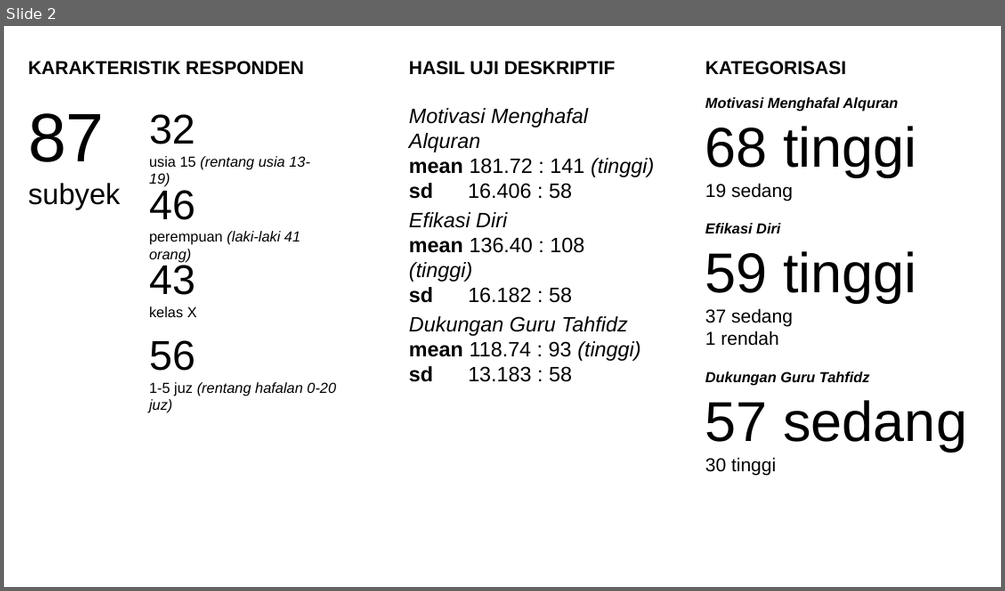
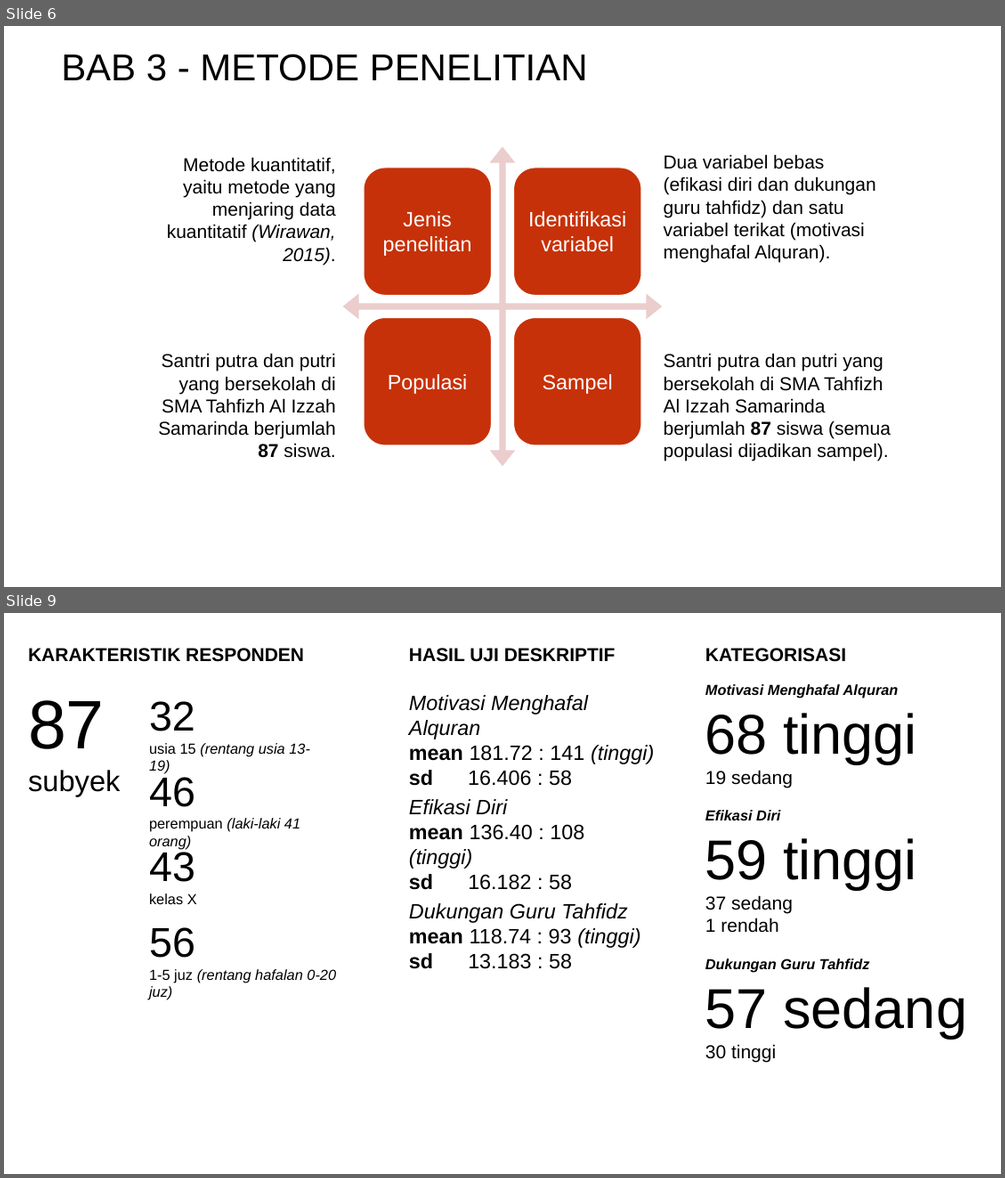
Before and after one commit to mzaini30/skripsi, a slide deck: pendadaran.pptx. Shown one above the other, each under a label of ours: slide 2 before the commit, slides 6 and 9 after it; the slides between them are not shown. The pictures are 1005x591 and 1005x1178 pixels, drawn with LibreOffice and Linux fonts; fonts in the diff are those of the drawing; background and template pictures are left out. Boxes give left, top, right and bottom in pixels: in the first picture for what was removed or moved away, otherwise in the second. Text is boxed around its words. In the diff, an @@ line names an element or a change of style, - is before the commit and + after.

```diff
--- a/pendadaran.pptx
+++ b/pendadaran.pptx
@@ slide 6 added at [4, 26, 1001, 587], background picture (left out) @@
@@ title added at [61, 54, 588, 81], 36 pt, text #000000 @@
+BAB 3 - METODE PENELITIAN
@@ text added at [167, 157, 336, 265], 18 pt, text #000000 @@
+Metode kuantitatif, yaitu metode yang menjaring data kuantitatif (Wirawan, 2015).
@@ text added at [663, 154, 876, 263], 18 pt, text #000000 @@
+Dua variabel bebas (efikasi diri dan dukungan guru tahfidz) dan satu variabel terikat (motivasi menghafal Alquran).
@@ text added at [158, 353, 336, 458], 18 pt, text #000000 @@
+Santri putra dan putri yang bersekolah di SMA Tahfizh Al Izzah Samarinda berjumlah 87 siswa.
@@ text added at [663, 353, 890, 461], 18 pt, text #000000 @@
+Santri putra dan putri yang bersekolah di SMA Tahfizh Al Izzah Samarinda berjumlah 87 siswa (semua populasi dijadikan sampel).
@@ group added at [343, 146, 662, 466]: 4 rounded rectangles, 4 texts, 1 quad arrow @@
+Jenis penelitian
+Identifikasi variabel
+Populasi
+Sampel
@@ what was slide 2 is now slide 9 @@
```
Also in this commit, not shown: 2 slides changed, 8 other slides added, 1 slide removed, 2 other files.
